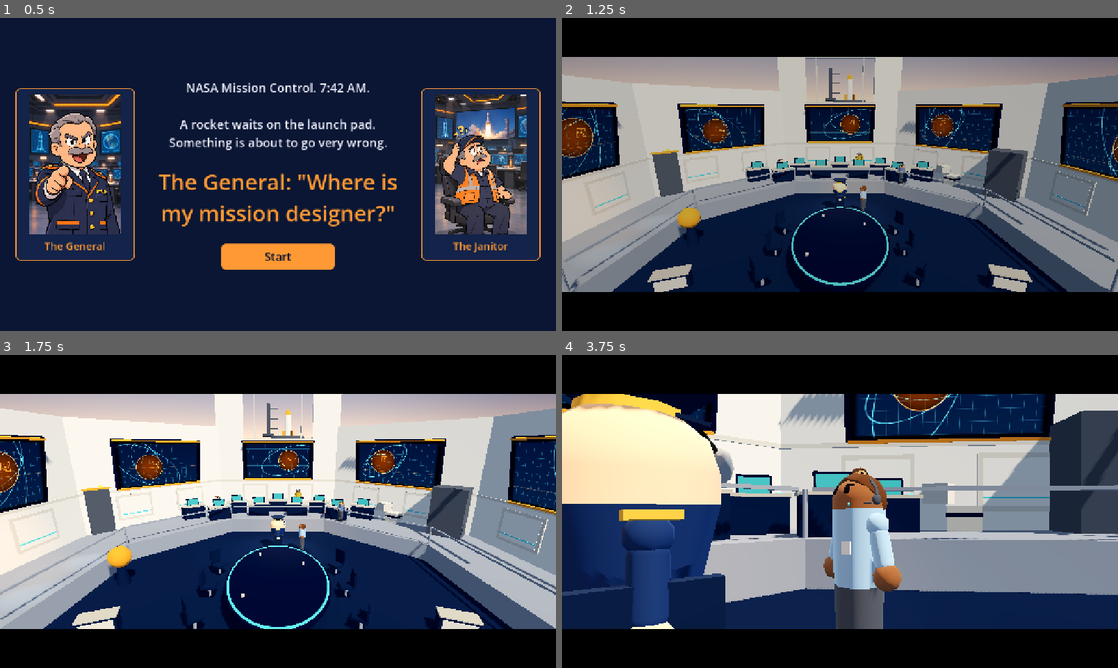
Above: before the commit, frames 1-4 (two rows, left to right).
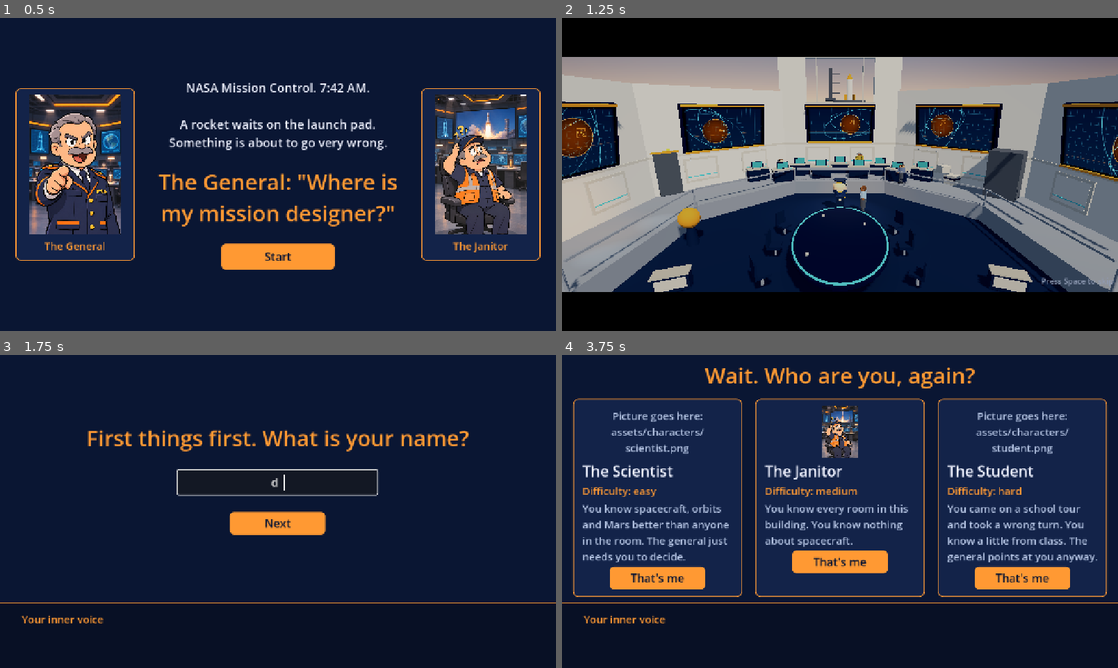
Above: after the commit, the same moments.

Repository: Kaleb-45/how-did-we-get-here
Game: Godot game, scene res://scenes/intro.tscn
The game is run twice, just before and just after one commit, with the same random seed, the same clock (stepped at 60 frames per second) and the same inputs.
Inputs (mouse positions are in pixels of both pictures, inside the frame that each line leads up to):
- Up to frame 1 (0.5 s): no input
- Up to frame 2 (1.25 s): click "Start" at 0.5 s
- Up to frame 3 (1.75 s): tap Space at 1.25, 1.35, 1.52 s; move the mouse to (400, 495) at 1.27 s; hold D from 1.28 s (still down); click (400, 495) at 1.42 s
- Up to frame 4 (3.75 s): tap Space at 1.82 s; release D at 2 s; click (840, 524) at 2 s, where only the run after the commit has a clickable "Next"; click (1062, 636) at 2.75 s, where only the run after the commit has a clickable "Next"; move the mouse to (728, 527) at 3.52 s; hold S from 3.53 s (still down); tap 1 at 3.6 s; click (728, 527) at 3.67 s

Frame 1 is identical in both runs. In frame 2, less than 0.1% of the frame differs, in the area x 86-100%, y 82-86%; in frame 3, 81%; in frame 4, 87%, in the area x 0-100%, y 0-100%.

Commit message:
Press Space to skip line on the cutscene; Review buttons stay above the voice bar and the table scrolls
Co-Authored-By: Claude Opus 5.5 <noreply@anthropic.com>

Diff:
--- a/data/game_data.json
+++ b/data/game_data.json
@@ -19,11 +19,15 @@
       "saved_when_leaving": { "review": 1, "launch": 2, "flight": 3 }
     }
   },
+  "review_screen_layout": {
+    "_readme": "Review screen layout. The table and its cards scroll; the Back and Launch buttons always stay this many pixels above the inner-voice bar, even when a long hint makes the bar taller.",
+    "source": "Game-design choice (layout, 2026-11-13). It is NOT a NASA number.",
+    "gap_above_voice_bar_px": 20
+  },
   "cutscene_intro": {
-    "_readme": "The Skip button on the intro cutscene, for return players. It only shows for a player who has started the cutscene before on this computer or browser. seen_file = where we remember that (on the web, user:// is kept in the browser). skip_margin_px = how far the button sits from the top-right corner of the screen.",
-    "source": "Game-design choice by Kaleb (2026-11-13): a skip button for return players. It is NOT a NASA number.",
-    "seen_file": "user://intro_seen.json",
-    "skip_margin_px": 24
+    "_readme": "The 'Press Space to skip' line on the intro cutscene. It shows every time, at the bottom-right of the black bar. skip_hint_margin_px = how far it sits from the right and bottom edges of the screen.",
+    "source": "Game-design choice by Kaleb (2026-11-13): 'make a small text on the bottom, even on the first go that says press space to skip'. It is NOT a NASA number.",
+    "skip_hint_margin_px": 12
   },
   "report": {
     "_readme": "The mission report. failure_causes = for each finding, which Stage 1 choices could have caused it. The  …(337 unchanged characters)…
--- a/data/story.json
+++ b/data/story.json
@@ -283,7 +283,7 @@
   },
   "cutscene_intro": {
     "_readme": "Words for the intro cutscene in scenes/cutscene_intro.tscn.",
-    "skip_button": "Skip (Esc)",
+    "skip_hint": "Press Space to skip",
     "subtitles": {
       "_readme": "The subtitle lines at the bottom of the cutscene. Each line has a speaker name (shown in amber) and the words (shown in white). The AnimationPlayer calls show_subtitle with one of these names at the right time.",
       "commander_quit": {
--- a/scenes/review.tscn
+++ b/scenes/review.tscn
@@ -43,19 +43,30 @@
 theme_type_variation = &"TitleText"
 text = "Title"
 
-[node name="TablePanel" type="PanelContainer" parent="Margin/Column"]
+[node name="Scroll" type="ScrollContainer" parent="Margin/Column"]
+layout_mode = 2
+size_flags_vertical = 3
+horizontal_scroll_mode = 0
+
+[node name="Content" type="VBoxContainer" parent="Margin/Column/Scroll"]
+unique_name_in_owner = true
+layout_mode = 2
+size_flags_horizontal = 3
+theme_override_constants/separation = 16
+
+[node name="TablePanel" type="PanelContainer" parent="Margin/Column/Scroll/Content"]
 layout_mode = 2
 size_flags_horizontal = 0
 theme_type_variation = &"NavyPanel"
 
-[node name="Margin" type="MarginContainer" parent="Margin/Column/TablePanel"]
+[node name="Margin" type="MarginContainer" parent="Margin/Column/Scroll/Content/TablePanel"]
 layout_mode = 2
 theme_override_constants/margin_left = 6
 theme_override_constants/margin_top = 0
 theme_override_constants/margin_right = 6
 theme_override_constants/margin_bottom = 0
 
-[node name="Table" type="GridContainer" parent="Margin/Column/TablePanel/Margin"]
+[node name="Table" type="GridContainer" parent="Margin/Column/Scroll/Content/TablePanel/Margin"]
 unique_name_in_owner = true
 layout_mode = 2
 theme_override_constants/h_separation = 60
--- a/scripts/cutscene_intro.gd
+++ b/scripts/cutscene_intro.gd
@@ -49,8 +49,8 @@
 #   3. Soft dark "blob" spots on the floor under every person and console, so
 #      they look grounded (the Compatibility renderer has no contact shadows).
 #   4. When the animation ends, it goes to the name screen.
-#   5. A Skip button (and Esc) for return players: anyone who has started the
-#      cutscene before on this computer or browser.
+#   5. A small "Press Space to skip" line at the bottom, every time. Space
+#      (or Esc) jumps straight to the name screen.
 # The words come from data/story.json ("cutscene_intro").
 extends Node3D
 
@@ -79,41 +79,42 @@
 	animation_player.animation_finished.connect(_on_animation_finished)
 	subtitle_box.visible = false
 	_add_blob_shadows()
-	# Return players get a Skip button. First-time players see the whole story.
-	if _has_seen_intro():
-		_add_skip_button()
-	_remember_intro_seen()
+	_add_skip_hint()
 
 
-# --- Skip button for return players --------------------------------------------
-# Settings: game_data.json "cutscene_intro". Words: story.json "cutscene_intro".
+# --- Skipping ------------------------------------------------------------------
+# A small "Press Space to skip" line, every time (also the first time).
+# Setting: game_data.json "cutscene_intro". Words: story.json "cutscene_intro".
+# Size and colour: the theme's SkipHintText.
 
-func _has_seen_intro() -> bool:
-	return FileAccess.file_exists(Data.game_data["cutscene_intro"]["seen_file"])
+func _add_skip_hint() -> void:
+	var margin: int = int(Data.game_data["cutscene_intro"]["skip_hint_margin_px"])
+	var hint := Label.new()
+	hint.name = "SkipHint"
+	hint.text = Data.story["cutscene_intro"]["skip_hint"]
+	hint.theme_type_variation = &"SkipHintText"
+	hint.mouse_filter = Control.MOUSE_FILTER_IGNORE
+	# Bottom-right, just above the black bottom bar (so it never covers a
+	# subtitle). It is a child of the bar: pinned to the bar's top-right corner,
+	# growing up and to the left.
+	var bar: Control = $CanvasLayer/BarBottom
+	bar.add_child(hint)
+	hint.set_anchors_preset(Control.PRESET_TOP_RIGHT)
+	hint.grow_horizontal = Control.GROW_DIRECTION_BEGIN
+	hint.grow_vertical = Control.GROW_DIRECTION_BEGIN
+	hint.offset_right = -margin
+	hint.offset_left = -margin
+	hint.offset_bottom = -margin
+	hint.offset_top = -margin
+	# (The Fade is drawn on top of the bar, so the hint fades in and out with the picture.)
 
 
-func _remember_intro_seen() -> void:
-	var file := FileAccess.open(Data.game_data["cutscene_intro"]["seen_file"], FileAccess.WRITE)
-	if file:
-		file.store_string(JSON.stringify({"seen": true}))
-
-
-func _add_skip_button() -> void:
-	var margin: float = Data.game_data["cutscene_intro"]["skip_margin_px"]
-	var button := Button.new()
-	button.name = "SkipButton"
-	button.text = Data.story["cutscene_intro"]["skip_button"]
-	button.theme_type_variation = &"SmallButton"
-	# Stick to the top-right corner, on top of the black bar and the fade.
-	button.set_anchors_and_offsets_preset(Control.PRESET_TOP_RIGHT, Control.PRESET_MODE_MINSIZE, int(margin))
-	button.grow_horizontal = Control.GROW_DIRECTION_BEGIN
-	button.pressed.connect(skip)
-	$CanvasLayer.add_child(button)
-
-
-# Esc also skips, but only when the Skip button is there.
+# Space skips (Esc too).
 func _unhandled_input(event: InputEvent) -> void:
-	if event.is_action_pressed("ui_cancel") and $CanvasLayer.has_node("SkipButton"):
+	var space_pressed: bool = event is InputEventKey and event.pressed and not event.echo \
+		and event.keycode == KEY_SPACE
+	if space_pressed or event.is_action_pressed("ui_cancel"):
+		get_viewport().set_input_as_handled()
 		skip()
 
 
--- a/scripts/review.gd
+++ b/scripts/review.gd
@@ -11,6 +11,8 @@
 @onready var back_button: Button = %BackButton
 @onready var launch_button: Button = %LaunchButton
 @onready var inner_voice: PanelContainer = %InnerVoiceBar
+@onready var content: VBoxContainer = %Content     # the table and its cards (they scroll)
+@onready var margin: MarginContainer = $Margin
 
 var words: Dictionary   # the review_screen text from story.json
 
@@ -33,6 +35,16 @@
 	fill_table()
 	add_surface_days_card()
 	inner_voice_comment()
+
+	# A long hint makes the inner-voice bar taller (it grows upward). Keep the
+	# buttons above it: whenever the bar changes size, move the bottom edge up.
+	inner_voice.resized.connect(keep_buttons_above_voice_bar)
+	keep_buttons_above_voice_bar()
+
+
+func keep_buttons_above_voice_bar() -> void:
+	var gap: float = Data.game_data["review_screen_layout"]["gap_above_voice_bar_px"]
+	margin.add_theme_constant_override("margin_bottom", int(inner_voice.size.y + gap))
 
 
 # The table has 4 columns. A GridContainer fills cells left to right,
@@ -95,8 +107,7 @@
 	note.theme_type_variation = &"BodyText"
 	note.add_theme_color_override("font_color", BAD_COLOR)
 	card.add_child(note)
-	table.get_parent().add_child(card)
-	table.get_parent().move_child(card, table.get_index() + 1)
+	content.add_child(card)   # under the table, inside the scroll box
 
 
 # What the inner voice says about this build.
--- a/theme/game_theme.tres
+++ b/theme/game_theme.tres
@@ -18,6 +18,7 @@
 ;   HeadingText  card titles, part names                 34
 ;   BodyText     story, inner voice, tables              28
 ;   SmallText    hints (gray-blue)                       24
+;   SkipHintText "Press Space to skip" on the cutscene     18
 ;   AccentText   small headings (orange)                 24
 ;   TableText    the dashboard rows                      22
 ;   BannerText   the POWER LOW alarm                     46
@@ -201,6 +202,9 @@
 SmallText/base_type = &"Label"
 SmallText/colors/font_color = Color(0.72, 0.78, 0.9, 1)
 SmallText/font_sizes/font_size = 24
+SkipHintText/base_type = &"Label"
+SkipHintText/colors/font_color = Color(0.72, 0.78, 0.9, 1)
+SkipHintText/font_sizes/font_size = 18
 AccentText/base_type = &"Label"
 AccentText/colors/font_color = Color(1, 0.6, 0.2, 1)
 AccentText/font_sizes/font_size = 24
Not shown, removed: zz_probe.gd.uid
Not shown, changed: AGENT_SOURCE.md
